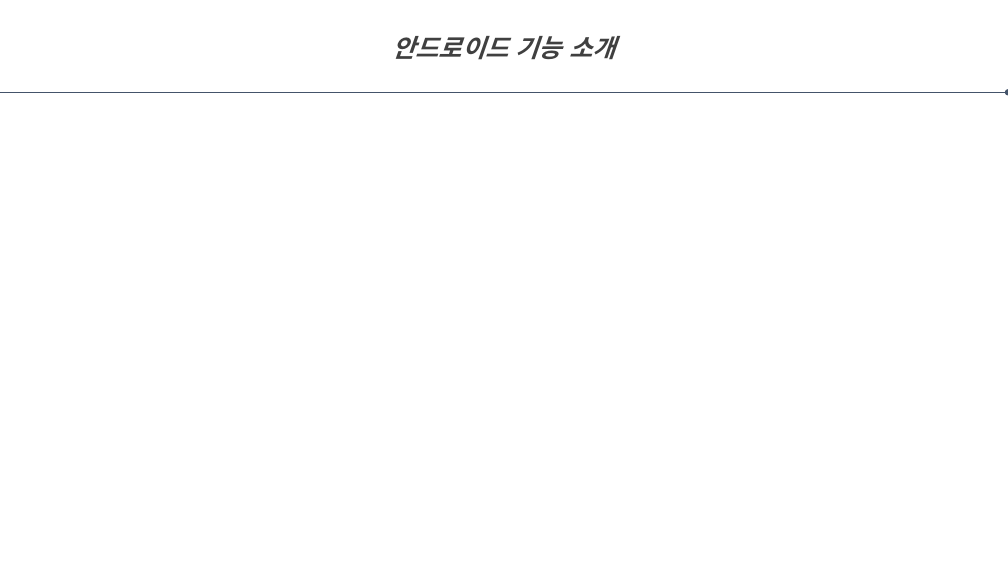
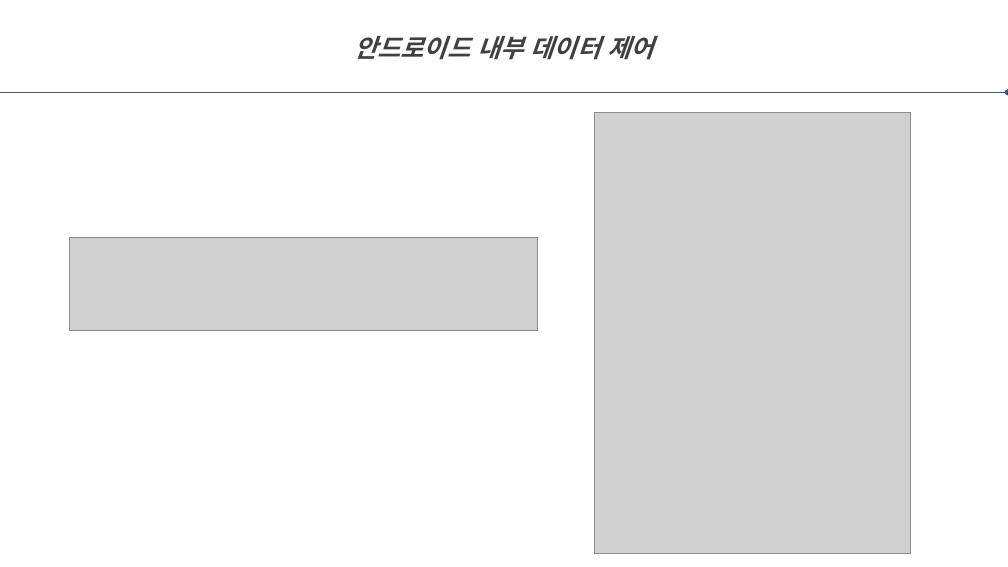
Before and after one commit to labory4302/SmartFarm, a slide deck: slide 15 of smartfarm.pptx (slide 17 before the commit). Drawn at 1008x567 pixels with LibreOffice and Linux fonts; fonts in the diff are those of the drawing; grey boxes stand for pictures. Boxes give left, top, right and bottom in pixels: in the first picture for what was removed or moved away, otherwise in the second. Text is boxed around its words. In the diff, an @@ line names an element or a change of style, - is before the commit and + after.

```diff
--- a/smartfarm.pptx
+++ b/smartfarm.pptx
@@ text at [354, 36, 653, 60]: text changed @@
-안드로이드 기능 소개
+안드로이드 내부 데이터 제어
@@ picture added at [595, 112, 911, 554] @@
@@ picture added at [70, 237, 538, 330] @@
```
Also in this commit, not shown: 1 other slide changed, 3 slides added, 3 slides removed.
